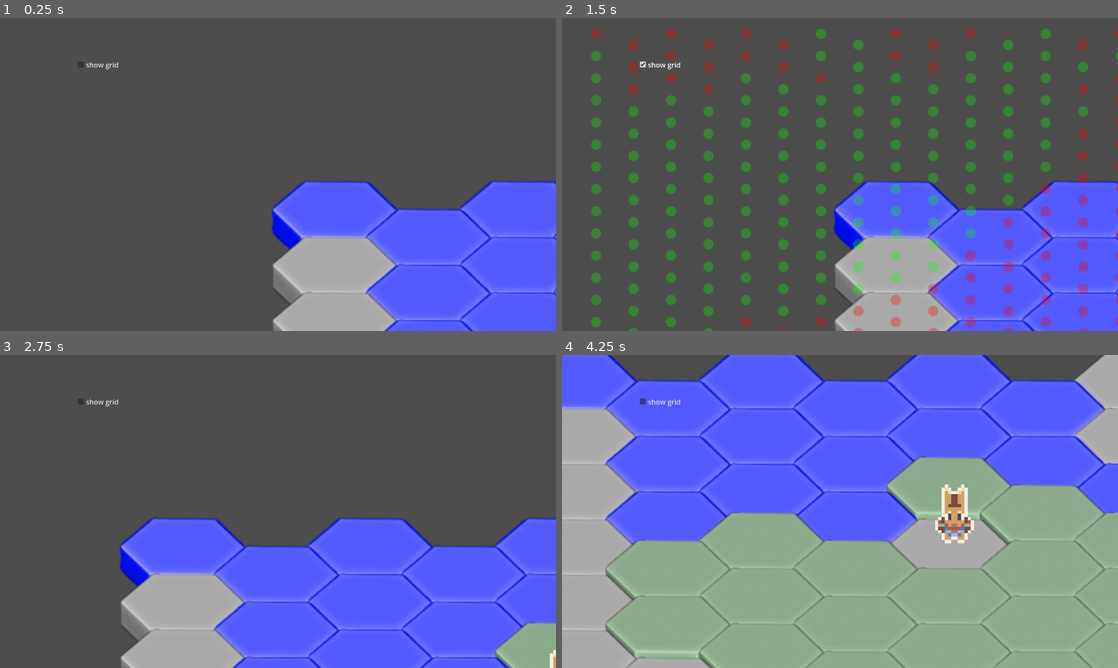
Above: before the commit, frames 1-4 (two rows, left to right).
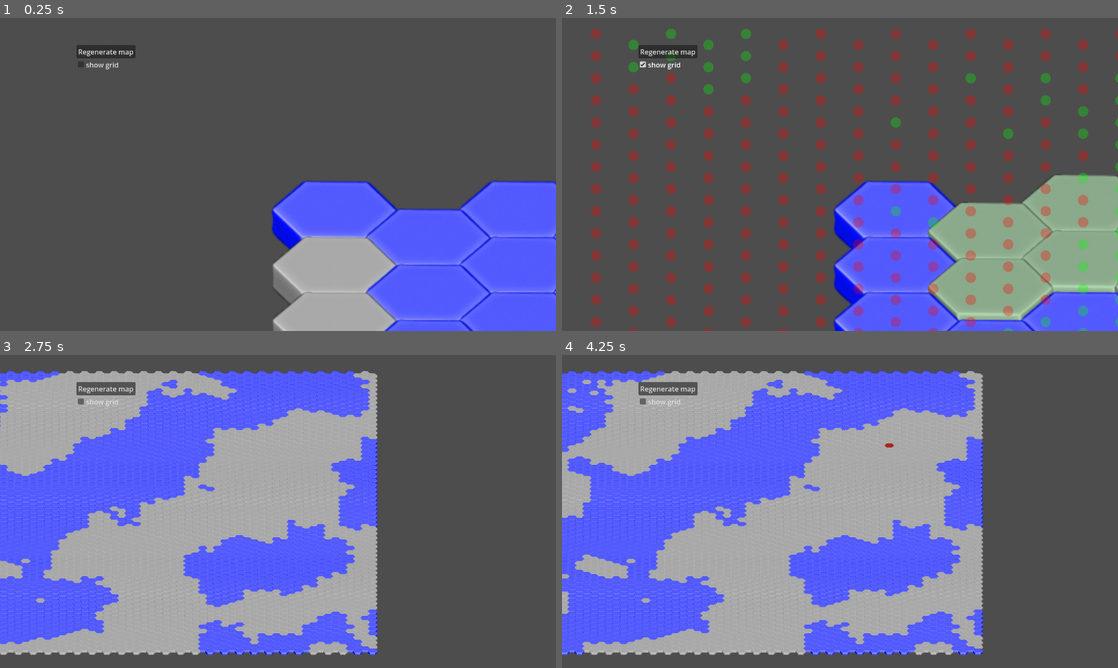
Above: after the commit, the same moments.

Repository: MSettan/HashClash
Game: Godot game, scene res://Scenes/node_2d.tscn
The game is run twice, just before and just after one commit, with the same random seed, the same clock (stepped at 60 frames per second) and the same inputs.
Inputs (mouse positions are in pixels of both pictures, inside the frame that each line leads up to):
- Up to frame 1 (0.25 s): no input
- Up to frame 2 (1.5 s): click (667, 52) at 0.5 s, where only the run after the commit has a clickable "Regenerate map"; click "show grid" at 1.25 s
- Up to frame 3 (2.75 s): tap Enter at 2 s; move the mouse to (400, 495) at 2.02 s; hold D from 2.03 s (still down); tap F at 2.1 s
- Up to frame 4 (4.25 s): move the mouse to (728, 527) at 2.77 s; release D at 2.78 s; hold S 2.78-3.53 s; tap Mouse wheel down (MidleMouseZoomDown) at 2.85 s; tap F at 3.05, 3.8 s; move the mouse to (895, 442) at 3.52 s; hold D from 3.53 s (still down); tap Mouse wheel up (MidleMouseZoomUp) at 3.6 s

The runs differ from the first frame. In frame 1, 0.4% of the frame differs, in the area x 13-25%, y 8-13%; in frame 2, 24%; in frame 3, 68%; in frame 4, 79%, in the area x 0-100%, y 0-100%.

Commit message:
Add map regeneration and frame board camera

Diff:
--- a/Scenes/node_2d.tscn
+++ b/Scenes/node_2d.tscn
@@ -80,9 +80,17 @@
 text = "show grid
 "
 
+[node name="ButtonRegenerateMap" type="Button" parent="HUD" unique_id=1398724681]
+offset_left = 176.0
+offset_top = 62.0
+offset_right = 287.0
+offset_bottom = 90.0
+text = "Regenerate map"
+
 [node name="Pawn" parent="." unique_id=359594210 instance=ExtResource("1_epypp")]
 position = Vector2(400, 178)
 
 [connection signal="data_noise_to_tiles" from="MapGenerator" to="TileMapPlate" method="_on_map_generator_data_noise_to_tiles"]
 [connection signal="tiles_type" from="TileMapPlate" to="TileMapPlate/NavigationSystem" method="_on_tile_map_plate_tiles_type"]
 [connection signal="toggled" from="HUD/GridDisplay/CheckBox" to="HUD/GridDisplay" method="toggle_grid_display"]
+[connection signal="pressed" from="HUD/ButtonRegenerateMap" to="MapGenerator" method="_on_button_regenerate_map_pressed"]
--- a/Skripts/camera_2d.gd
+++ b/Skripts/camera_2d.gd
@@ -8,12 +8,17 @@
 var max_zoom := 2.5
 var keyboard_pan_speed := 500.0
 var keyboard_zoom_speed := 1.2
+@export var tile_board_path: NodePath = ^"../TileMapPlate/TileBoard"
+@export var frame_padding := 0.9
 
 func _ready() -> void:
 	zoom_target = zoom.x
 
 func _input(event: InputEvent) -> void:
 	isPressed = Input.is_action_pressed("midleClick")
+
+	if event is InputEventKey and event.pressed and not event.echo and event.keycode == KEY_F:
+		frame_tile_board()
 
 	if Input.is_action_just_pressed("MidleMouseZoomUp"):
 		_zoom_to_mouse(zoom_speed)
@@ -57,3 +62,42 @@
 func _zoom_to_screen_center(zoom_delta: float) -> void:
 	zoom_target = clamp(zoom_target + zoom_delta, min_zoom, max_zoom)
 	zoom = Vector2.ONE * zoom_target
+
+func frame_tile_board() -> void:
+	var tile_board := get_node_or_null(tile_board_path) as TileMapLayer
+	if tile_board == null:
+		return
+
+	var used_rect := tile_board.get_used_rect()
+	if used_rect.size == Vector2i.ZERO:
+		return
+
+	var board_bounds := _get_tile_board_global_bounds(tile_board, used_rect)
+	if board_bounds.size.x <= 0.0 or board_bounds.size.y <= 0.0:
+		return
+
+	global_position = board_bounds.get_center()
+
+	var viewport_size: Vector2 = get_viewport_rect().size
+	var fit_zoom: float = min(viewport_size.x / board_bounds.size.x, viewport_size.y / board_bounds.size.y) * frame_padding
+	zoom_target = clamp(fit_zoom, min_zoom, max_zoom)
+	zoom = Vector2.ONE * zoom_target
+
+func _get_tile_board_global_bounds(tile_board: TileMapLayer, used_rect: Rect2i) -> Rect2:
+	var half_tile_size := Vector2(tile_board.tile_set.tile_size) * 0.5
+	var min_position := Vector2(INF, INF)
+	var max_position := Vector2(-INF, -INF)
+
+	for x in range(used_rect.position.x, used_rect.position.x + used_rect.size.x):
+		for y in range(used_rect.position.y, used_rect.position.y + used_rect.size.y):
+			var cell := Vector2i(x, y)
+			if tile_board.get_cell_source_id(cell) == -1:
+				continue
+
+			var cell_center := tile_board.to_global(tile_board.map_to_local(cell))
+			min_position.x = min(min_position.x, cell_center.x - half_tile_size.x)
+			min_position.y = min(min_position.y, cell_center.y - half_tile_size.y)
+			max_position.x = max(max_position.x, cell_center.x + half_tile_size.x)
+			max_position.y = max(max_position.y, cell_center.y + half_tile_size.y)
+
+	return Rect2(min_position, max_position - min_position)
--- a/Skripts/map_generator.gd
+++ b/Skripts/map_generator.gd
@@ -35,3 +35,6 @@
 
 func send_array():
 	data_noise_to_tiles.emit(noise_to_tiles, map_resolution)
+
+func _on_button_regenerate_map_pressed() -> void:
+	generate_map()
--- a/Skripts/tile_board.gd
+++ b/Skripts/tile_board.gd
@@ -10,7 +10,7 @@
 
 var reachable_cells: Dictionary = {}
 var cells_to_update: Dictionary = {}
-var hovered_cell: Vector2i = Vector2i(-999999, -999999)
+var hovered_cell: Vector2i = Vector2i(-10, -10)
 
 func set_reachable_cells(cells: Array[Vector2i]) -> void:
 	cells_to_update.clear()
